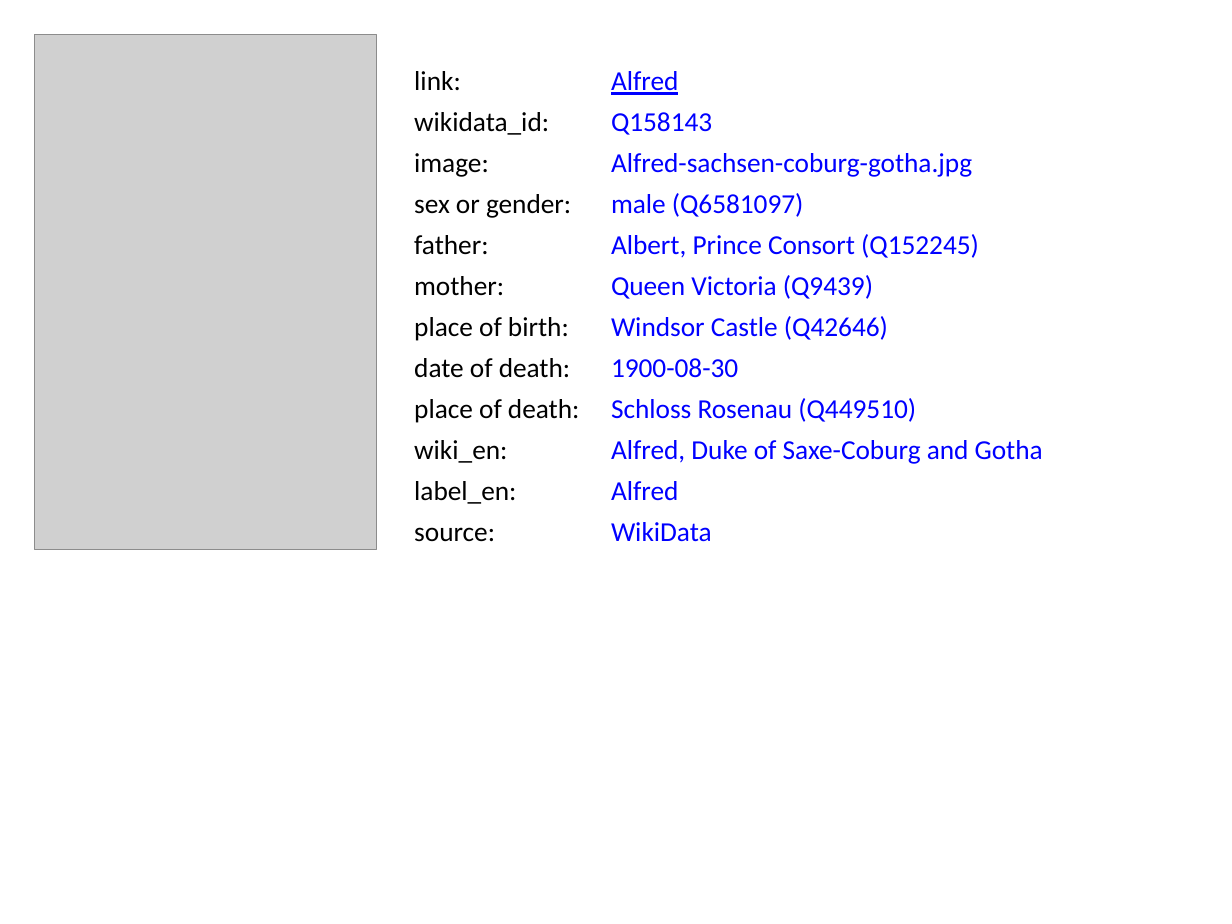
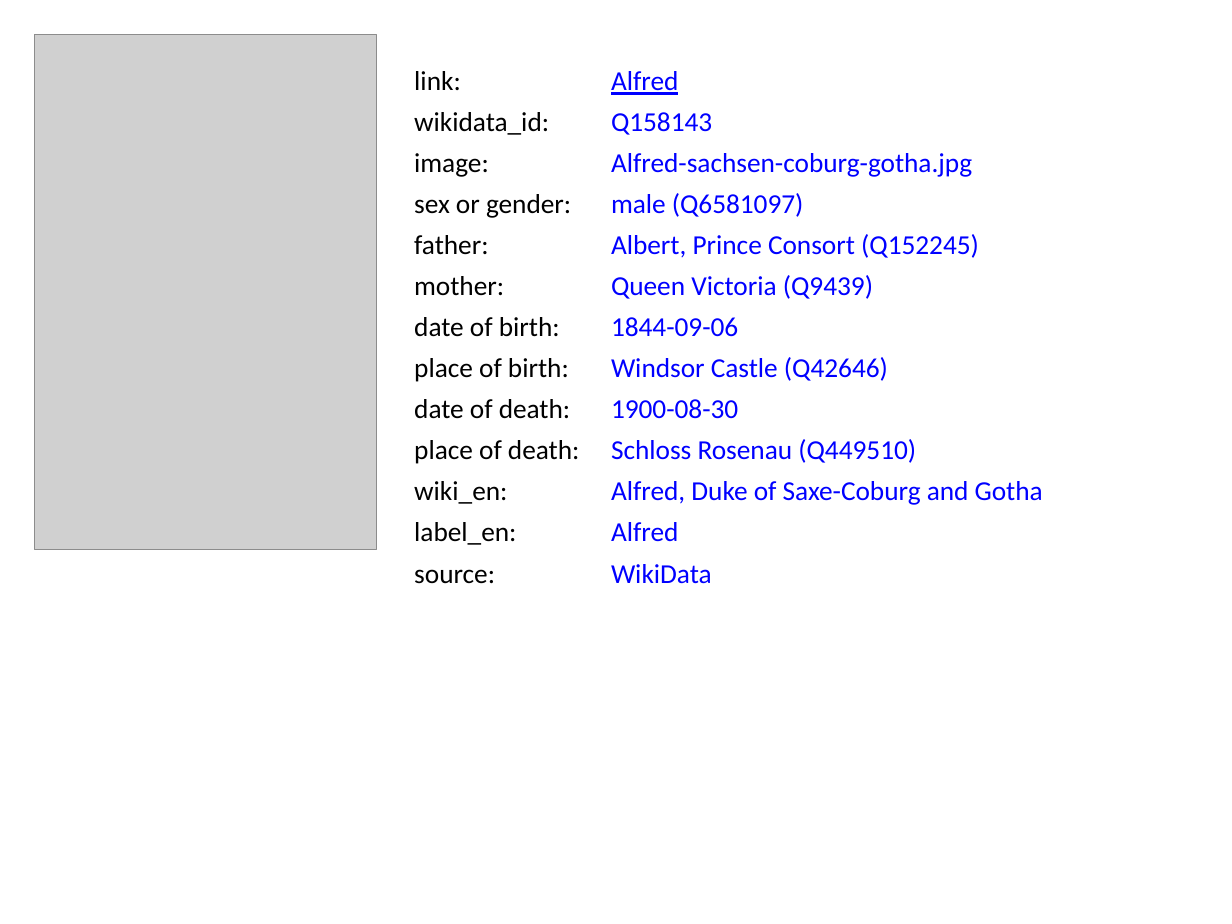
Before and after one commit to BITPlan/com.bitplan.simplegraph, a slide deck: slide 5 of simplegraph-powerpoint/QueenVictoria.pptx. Drawn at 1232x924 pixels with LibreOffice and Linux fonts; fonts in the diff are those of the drawing; grey boxes stand for pictures. Boxes give left, top, right and bottom in pixels: in the first picture for what was removed or moved away, otherwise in the second. Text is boxed around its words. In the diff, an @@ line names an element or a change of style, - is before the commit and + after.

```diff
--- a/simplegraph-powerpoint/QueenVictoria.pptx
+++ b/simplegraph-powerpoint/QueenVictoria.pptx
@@ text at bbox=[414, 317, 560, 337]: text changed @@
-place of birth:
+date of birth:
@@ text added at bbox=[611, 317, 738, 337], 16 pt, text #0000FF @@
+1844-09-06
@@ text at bbox=[414, 358, 569, 382]: text changed @@
-date of death:
+place of birth:
@@ text at bbox=[414, 399, 570, 419]: text changed @@
-place of death:
+date of death:
@@ text at bbox=[414, 440, 579, 464]: text changed @@
-wiki_en:
+place of death:
@@ text at bbox=[414, 481, 507, 504]: text changed @@
-label_en:
+wiki_en:
@@ text added at bbox=[414, 522, 516, 545], 16 pt, text #000000 @@
+label_en:
@@ 7 texts: place and size @@
-7 texts at bbox=[414, 316, 1043, 542]
+7 texts at bbox=[414, 357, 1043, 584]
```
Also in this commit, not shown: 6 other files.
